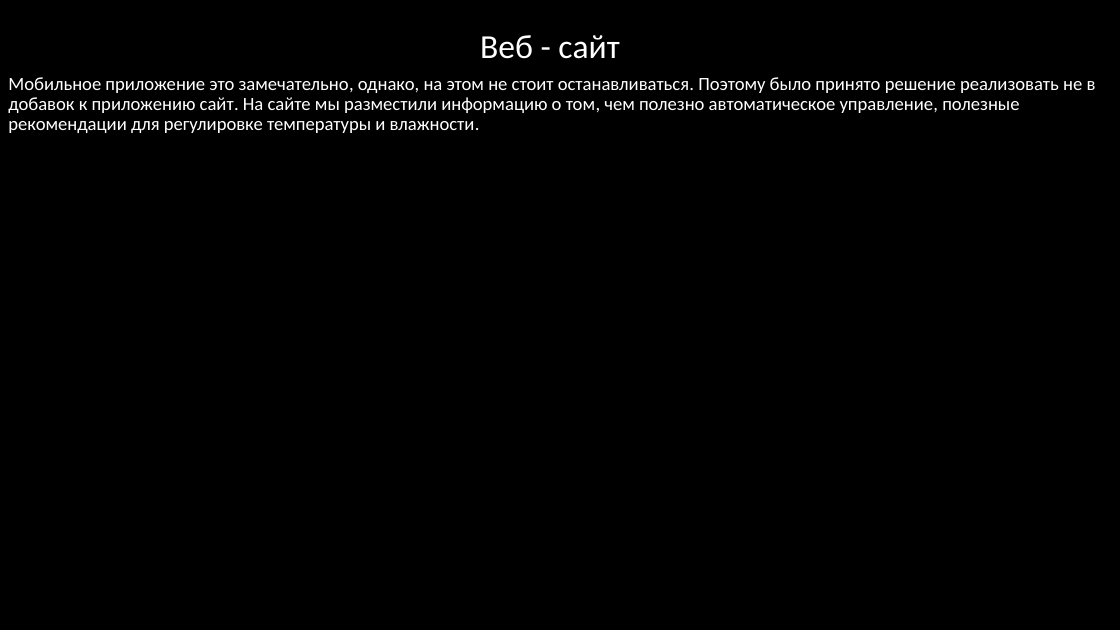
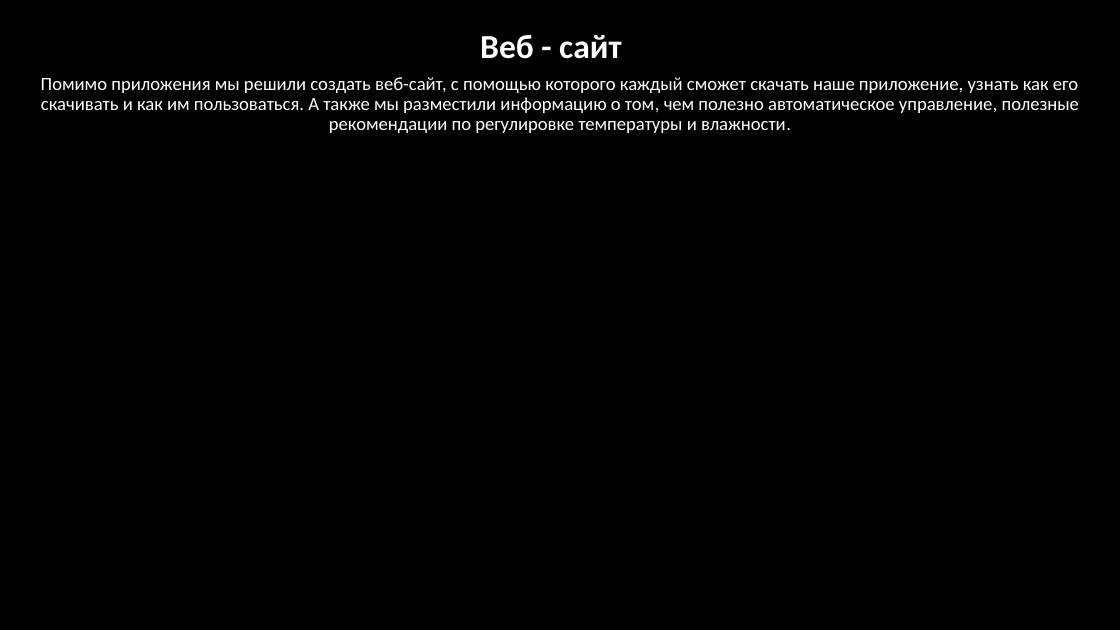
Before and after one commit to voronov-nikita/teplica-predprof, a slide deck: slide 5 of документация и презентация/Автоматизированная система удаленного управления теплицей.pptx. Drawn at 1120x630 pixels with LibreOffice and Linux fonts; fonts in the diff are those of the drawing; background and template pictures are left out. Boxes give left, top, right and bottom in pixels: in the first picture for what was removed or moved away, otherwise in the second. Text is boxed around its words. In the diff, an @@ line names an element or a change of style, - is before the commit and + after.

Commit message:
some

```diff
--- a/документация и презентация/Автоматизированная система удаленного управления теплицей.pptx
+++ b/документация и презентация/Автоматизированная система удаленного управления теплицей.pptx
@@ title "Веб - сайт" at bbox=[480, 35, 621, 59]: bold on @@
@@ text at bbox=[41, 77, 1079, 133]: text changed @@
-Мобильное приложение это замечательно, однако, на этом не стоит останавливаться. Поэтому было принято решение реализовать не в добавок к приложению сайт. На сайте мы разместили информацию о том, чем полезно автоматическое управление, полезные рекомендации для регулировке температуры и влажности.
+Помимо приложения мы решили создать веб-сайт, с помощью которого каждый сможет скачать наше приложение, узнать как его скачивать и как им пользоваться. А также мы разместили информацию о том, чем полезно автоматическое управление, полезные рекомендации по регулировке температуры и влажности.
```
Also in this commit, not shown: 1 other slide changed.
